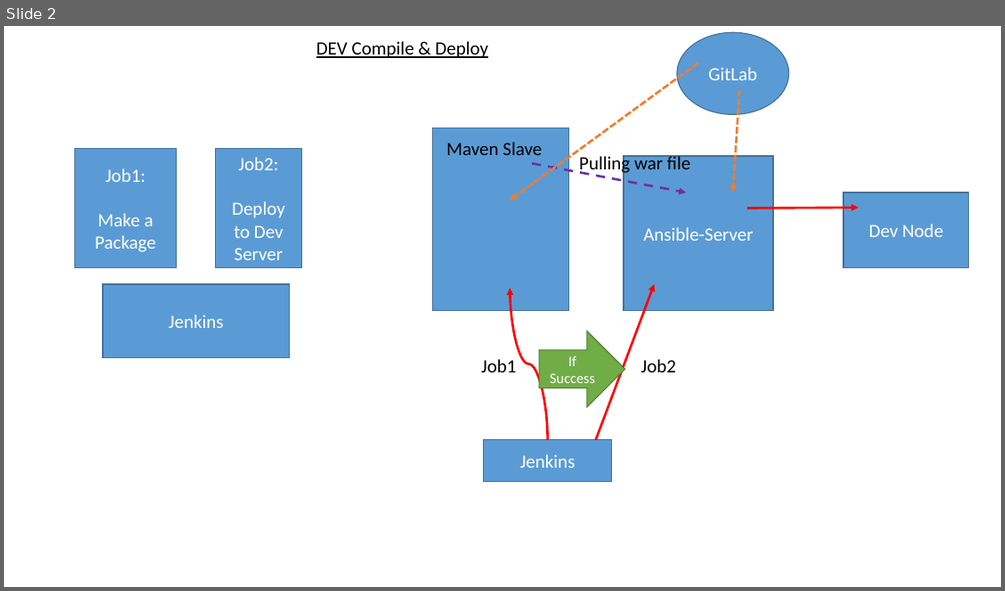
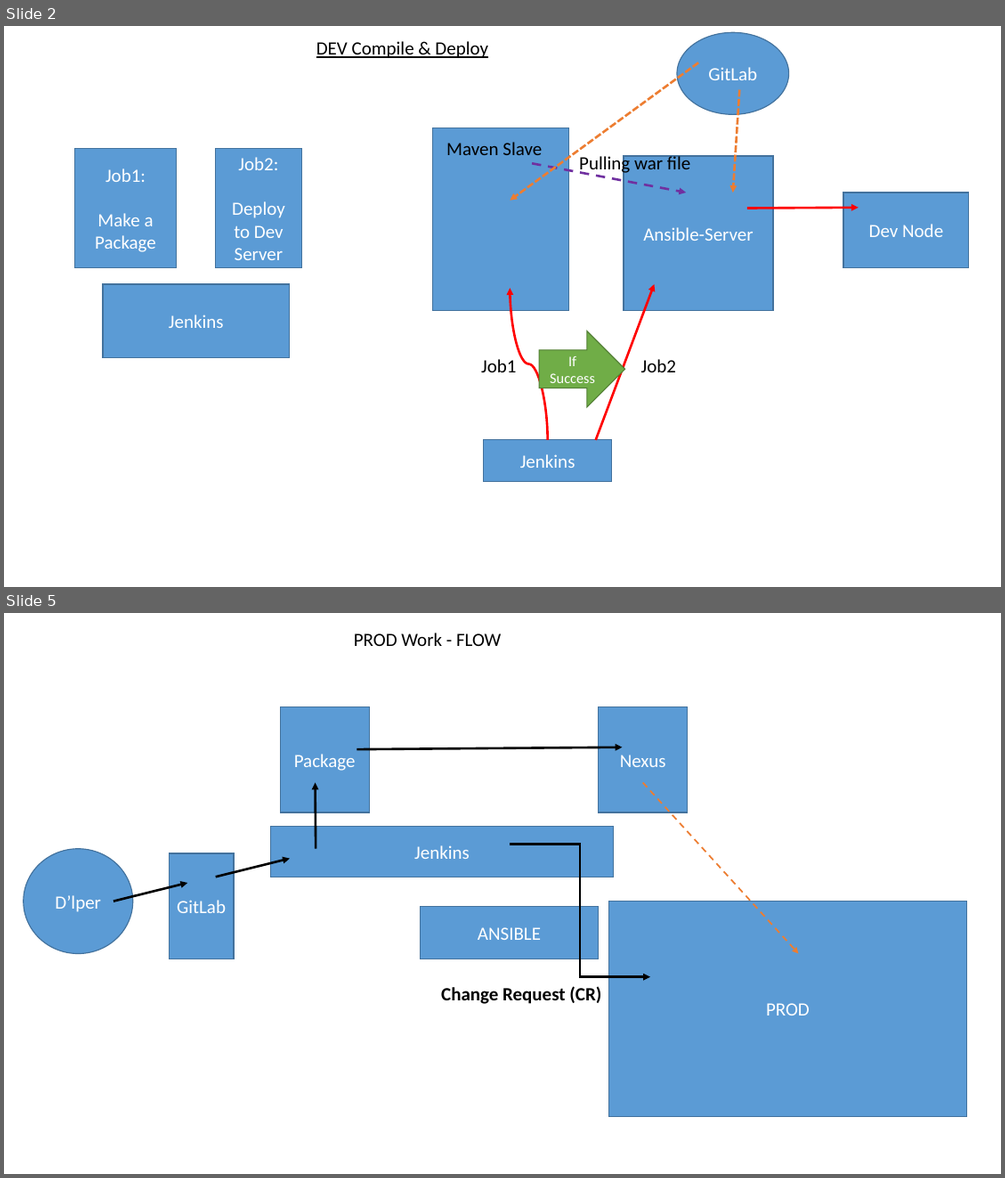
Before and after one commit to DevPratice/documentation, a slide deck: batch25-project.pptx. Shown one above the other, each under a label of ours: slide 2 before the commit, slides 2 and 5 after it; the slides between them are not shown. The pictures are 1005x591 and 1005x1178 pixels, drawn with LibreOffice and Linux fonts; fonts in the diff are those of the drawing. Boxes give left, top, right and bottom in pixels: in the first picture for what was removed or moved away, otherwise in the second. Text is boxed around its words. In the diff, an @@ line names an element or a change of style, - is before the commit and + after.

```diff
--- a/batch25-project.pptx
+++ b/batch25-project.pptx
@@ slide 5 added at bbox=[4, 613, 1001, 1174], background #FFFFFF @@
@@ text added at bbox=[354, 633, 501, 646], 18 pt, text #000000 @@
+PROD Work - FLOW
@@ rectangle added at bbox=[280, 707, 369, 812], fill #5B9BD5, outline #43739E 1 pt, 18 pt, text #FFFFFF @@
+Package
@@ rectangle added at bbox=[599, 707, 688, 812], fill #5B9BD5, outline #43739E 1 pt, 18 pt, text #FFFFFF @@
+Nexus
@@ arrow added from (357, 749) to (623, 747), #000000 2.25 pt @@
@@ arrow added from (316, 849) to (316, 783), #000000 2.25 pt @@
@@ arrow added from (643, 783) to (798, 953), #ED7D31 1.5 pt dashed @@
@@ rectangle added at bbox=[270, 826, 614, 877], fill #5B9BD5, outline #43739E 1 pt, 18 pt, text #FFFFFF @@
+Jenkins
@@ ellipse added at bbox=[24, 849, 133, 953], fill #5B9BD5, outline #43739E 1 pt, 18 pt, text #FFFFFF @@
+D’lper
@@ elbow arrow added from (510, 844) to (650, 977), #000000 2.25 pt @@
@@ rectangle added at bbox=[170, 853, 235, 958], fill #5B9BD5, outline #43739E 1 pt, 18 pt, text #FFFFFF @@
+GitLab
@@ arrow added from (216, 877) to (290, 859), #000000 2.25 pt @@
@@ arrow added from (113, 900) to (188, 883), #000000 2.25 pt @@
@@ rectangle added at bbox=[420, 906, 599, 959], fill #5B9BD5, outline #43739E 1 pt, 18 pt, text #FFFFFF @@
+ANSIBLE
@@ rectangle added at bbox=[609, 900, 967, 1116], fill #5B9BD5, outline #43739E 1 pt, 18 pt, text #FFFFFF @@
+PROD
@@ text added at bbox=[441, 986, 601, 1004], 18 pt, text #000000, bold @@
+Change Request (CR)
```
Also in this commit, not shown: 1 slide changed, 2 other slides added.
